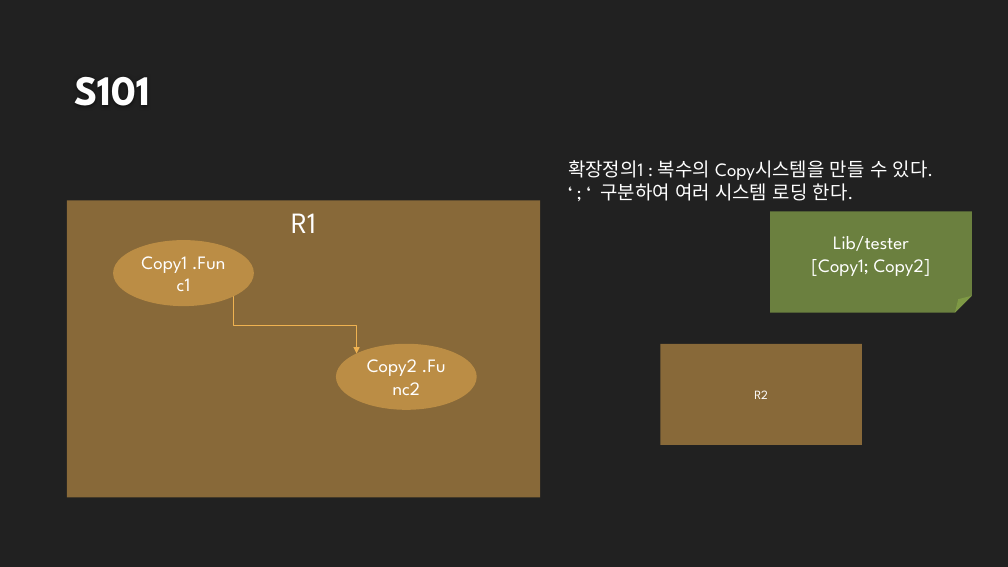
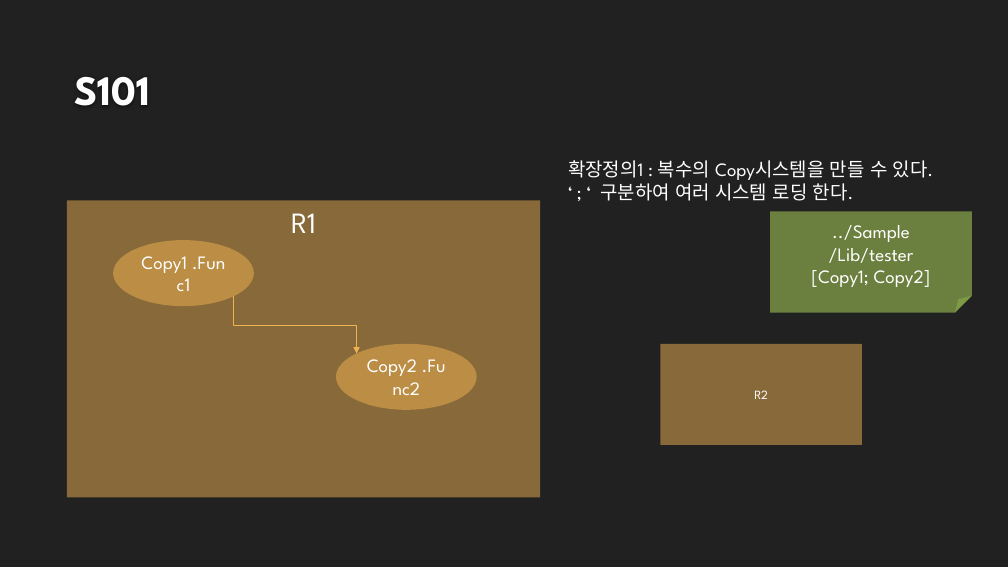
Before and after one commit to DualsoftDev/ds, a slide deck: slide 2 of DsDotNet/src/UnitTest/UnitTest.Model/ImportOfficeExample/ppt/T7_CopySystem.pptx. Drawn at 1008x567 pixels with LibreOffice and Linux fonts; fonts in the diff are those of the drawing; background and template pictures are left out. Boxes give left, top, right and bottom in pixels: in the first picture for what was removed or moved away, otherwise in the second. Text is boxed around its words. In the diff, an @@ line names an element or a change of style, - is before the commit and + after.

```diff
--- a/DsDotNet/src/UnitTest/UnitTest.Model/ImportOfficeExample/ppt/T7_CopySystem.pptx
+++ b/DsDotNet/src/UnitTest/UnitTest.Model/ImportOfficeExample/ppt/T7_CopySystem.pptx
@@ text in folded corner at bbox=[829, 225, 914, 263]: text changed @@
-Lib/tester
+../Sample
+/Lib/tester
```
Also in this commit, not shown: 1 other slide changed, 24 other files.
